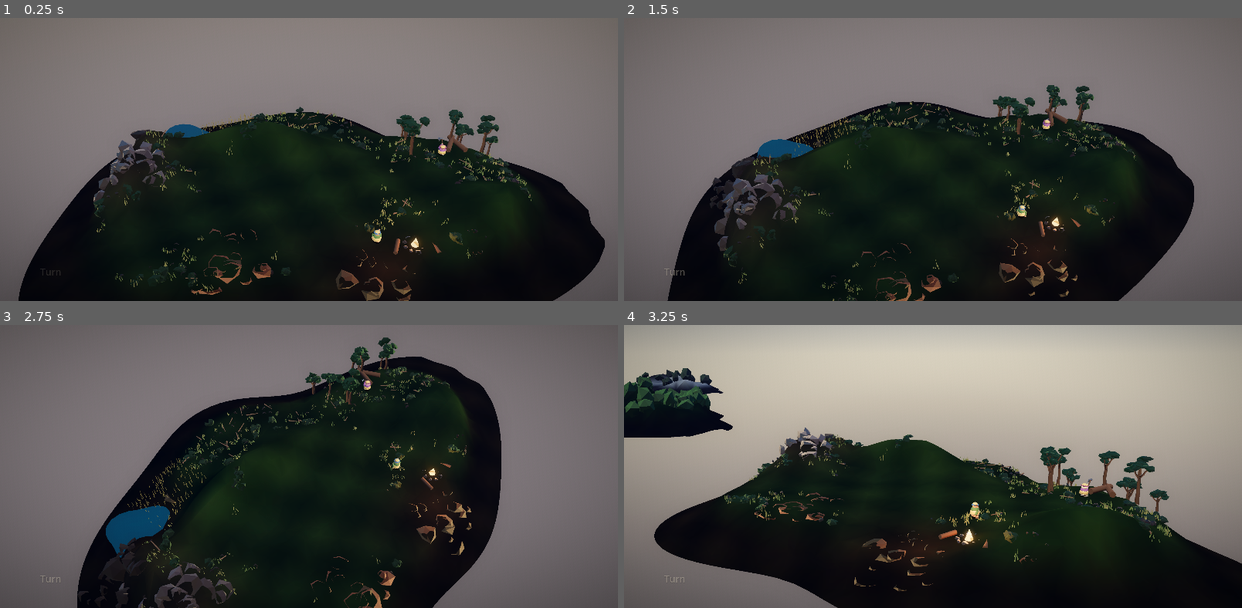
Above: before the commit, frames 1-4 (two rows, left to right).
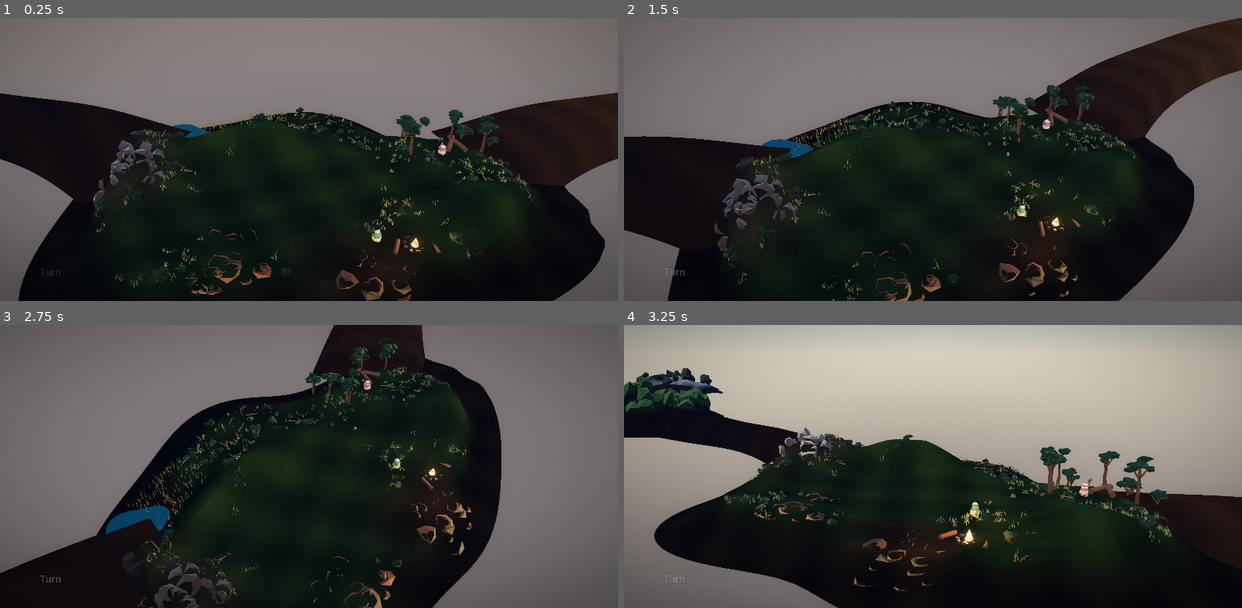
Above: after the commit, the same moments.

Repository: WillisLiao/X-in-a-bottle
Game: Godot game, scene res://Main.tscn
Two runs of this game, one before a commit and one after it. Both use one fixed random seed, a clock stepped at 60 frames per second and the inputs below.
Inputs (mouse positions are in pixels of both pictures, inside the frame that each line leads up to):
- Up to frame 1 (0.25 s): no input
- Up to frame 2 (1.5 s): move the mouse to (1068, 145) at 0.52 s; click (1068, 145) at 0.67 s; drag from (809, 173) to (902, 216) at 1.27 s
- Up to frame 3 (2.75 s): move the mouse to (370, 404) at 2.02 s; click (370, 404) at 2.17 s
- Up to frame 4 (3.25 s): tap Enter at 2.75 s; drag from (902, 523) to (747, 424) at 2.77 s

The runs differ from the first frame. In frame 1, 11% of the frame differs, in the area x 0-100%, y 26-65%; in frame 2, 12%, in the area x 0-100%, y 0-82%; in frame 3, 5.0%; in frame 4, 4.1%.

Commit message:
Join the regions up: necks of land between them
Started the lantern walk and hit the thing the first map capture should
have shown: there is nothing to walk on between the regions. Five plates
in haze is not a world you spread across, it is five islands you get
teleported between - the exact thing this direction replaced - and the
map was reading as the old design even though the code was the new one.

Causeway puts a neck of ground between each joined pair: sagging in the
middle, crowned across, falling away at the sides as the shoreline does,
each end buried into the land it leaves. Not bridges - no deck, no rail,
nothing built. A spit of the kind that joins a headland to an island.

Coloured by interpolating between the two climates it runs between, so
the world grades into itself instead of being five swatches. The Ice
into the Green goes shingle to wet earth; the Shore into the Dunes
bleaches out.

Three passes on the proportion - wires, then ramps, then isthmuses - and
the tone knocked back because straight shore colour was the brightest
thing in the frame.

Includes an hour lost to back-face winding, which renders as nothing at
all rather than as anything that suggests winding. The convention is now
written down at the point of use.

Diff:
--- /dev/null
+++ b/Bottle3D/scripts/causeway.gd
@@ -0,0 +1,190 @@
+class_name Causeway
+extends RefCounted
+
+## The necks of land that join one region to the next.
+##
+## These exist for two reasons and the second one is the important one.
+##
+## **A lantern cannot be carried across open haze.** Expansion in this world is
+## somebody walking a light to the next region and lighting a second hearth
+## there - see `DESIGN-one-world.md` - and that assumes the walk is possible.
+## Five plates floating apart with nothing between them is not a world you can
+## spread across. It is five islands you can be teleported between, which is the
+## exact thing the whole direction replaced.
+##
+## **And five plates floating apart is a picture of five islands.** The map read
+## as the old design even though the code underneath it was the new one. A chain
+## of headlands joined by low ground reads as one place at a glance, which is
+## what "one world spreading along a coast" is supposed to look like and what
+## the map has to sell in about eight seconds with no voiceover.
+##
+## ## What they are not
+##
+## Not bridges. Nothing here is built, nothing is a structure, and there is no
+## deck, no rail and no piling. They are ground - a saddle of bare rock and sand
+## sagging between two shores, the way a spit joins a headland to an island at
+## low water. The app has refused every opportunity to draw architecture it did
+## not have to draw and this is not the place to start.
+##
+## They are also not walkways in the sense of being flat. A dead level ribbon
+## reads as a plank across a gap. These dip in the middle, crown across their
+## width, and fall away at the sides exactly as the shoreline does.
+##
+## ## The colour is the point
+##
+## A neck runs from one climate's shore to the next one's, and it is coloured by
+## interpolating between them. So the join from the Green to the Ice goes from
+## wet dark earth to grey shingle over its length, and the join from the Shore
+## to the Dunes bleaches out as it goes. The world grades into itself rather
+## than being five swatches, and it costs one lerp.
+
+## How far the middle of a neck sags below the shores it joins. Enough to read
+## as a saddle rather than a ramp, not so far that it reads as a slung cable -
+## which is exactly what the first attempt looked like.
+const SAG := 0.40
+
+## Half-width where it meets the land, and at the narrowest point in the middle.
+## Wide at the ends so it merges into the shore instead of butting against it.
+##
+## The first attempt was less than half this and it was the whole problem: at
+## three units across against a thirty unit gap and regions seventeen wide, a
+## neck was two pixels on the map and read as a wire strung between two plates.
+## Land that joins two places has to look like land you could walk five abreast
+## on, because the point of it is that somebody is going to walk it.
+const WIDE := 2.2
+const NARROW := 1.3
+
+## How much the middle bows sideways off the straight line between the two
+## shores. A ruled line between two organic shapes is the one thing that would
+## give away that this was generated.
+const BOW := 2.6
+
+## How far each end is buried in the region it leaves.
+const BED := 1.4
+
+## Along and across. Along is generous because the thing is thirty units long
+## and its silhouette against the haze is most of what is seen of it.
+const SEGMENTS := 44
+const RIBS := 7
+
+
+## The neck between two regions, in the coordinates everything else is using -
+## which is to say offset for whichever region is currently being lived in.
+static func between(a: int, b: int, active: int) -> MeshInstance3D:
+	var land_a := Land.new(a)
+	var land_b := Land.new(b)
+	var from := Region.offset(a, active)
+	var to := Region.offset(b, active)
+
+	var toward := (to - from).normalized()
+	# Each end pulled back into the land it leaves, so the neck beds into the
+	# shore instead of butting up against it and leaving a seam.
+	var start := from + _shore(land_a, toward) - toward * BED
+	var end := to + _shore(land_b, -toward) + toward * BED
+
+	var run := end - start
+	var along := run.normalized()
+	var side := Vector3(-along.z, 0.0, along.x)
+	# Bowed one way or the other depending on the pair, so a chain of them
+	# wanders rather than zigzagging in step.
+	var bow := BOW * (1.0 if (a + b) % 2 == 0 else -1.0)
+
+	var shore_a: Color = Biome.of(a)["shore"]
+	var shore_b: Color = Biome.of(b)["shore"]
+	var earth_a: Color = Biome.of(a)["earth"]
+	var earth_b: Color = Biome.of(b)["earth"]
+
+	var grid: Array[PackedVector3Array] = []
+	for i in SEGMENTS + 1:
+		var t := float(i) / float(SEGMENTS)
+		var arch := sin(t * PI)
+
+		var spine := start + run * t + side * (bow * arch)
+		# Sagged in the middle, and never dead level along its length. A neck
+		# with a single smooth curve in it reads as something that was extruded.
+		spine.y = lerpf(start.y, end.y, t) - SAG * arch \
+			+ arch * (0.16 * sin(t * 7.3 + float(a) * 2.0) + 0.10 * sin(t * 13.1))
+		var half := lerpf(WIDE, NARROW, arch)
+
+		var rib := PackedVector3Array()
+		for j in RIBS:
+			# Carried a quarter past the edge on each side, which is where the
+			# flank falls away - the same trick the island shoreline uses.
+			var u := lerpf(-1.25, 1.25, float(j) / float(RIBS - 1))
+			var inside := clampf(absf(u), 0.0, 1.0)
+			var p := spine + side * (u * half)
+			# Crowned across, then dropped off the edge.
+			p.y = spine.y + 0.16 * half * (1.0 - inside * inside) \
+				- maxf(0.0, absf(u) - 1.0) * 3.4
+			rib.append(p)
+		grid.append(rib)
+
+	var st := SurfaceTool.new()
+	st.begin(Mesh.PRIMITIVE_TRIANGLES)
+	for i in SEGMENTS:
+		var t := (float(i) + 0.5) / float(SEGMENTS)
+		# Weighted toward earth rather than beach, and knocked back a little.
+		# Straight shore colour came out brighter than the shores it joins, so
+		# the necks were the lightest thing in the frame and pulled the eye off
+		# the place the user is actually watching.
+		var tone := shore_a.lerp(shore_b, t).lerp(earth_a.lerp(earth_b, t), 0.58) \
+			.darkened(0.10)
+		for j in RIBS - 1:
+			var p0 := grid[i][j]
+			var p1 := grid[i][j + 1]
+			var p2 := grid[i + 1][j + 1]
+			var p3 := grid[i + 1][j]
+			# Wound the opposite way round from how it reads, and this cost an
+			# hour. Godot's front face is the one whose edge cross product points
+			# *away* from the viewer, so ground seen from above wants
+			# `cross(e1, e2)` pointing down. Going round the quad the natural way
+			# here - across the width first, then along the run - produces the
+			# other sign from the way `Land` goes round its grid, and the necks
+			# rendered as nothing at all: not dark, not misshapen, absent. Which
+			# looks exactly like a mesh that was never built, and sent the search
+            # to the vertices, the AABB, the material and the node before it got
+			# to the winding.
+			_facet(st, p0, p2, p1, tone)
+			_facet(st, p0, p3, p2, tone)
+
+	var node := MeshInstance3D.new()
+	node.mesh = st.commit()
+	node.material_override = Land.plain_material()
+	node.cast_shadow = GeometryInstance3D.SHADOW_CASTING_SETTING_OFF
+	return node
+
+
+## Where a neck leaves a region: the last point along a bearing that is still
+## properly dry land.
+##
+## Marched rather than solved, because the coastline is a wobble function of the
+## bearing and the height field has relief on top of it, and forty cheap samples
+## once per region pair is not worth an inverse for.
+static func _shore(land: Land, toward: Vector3) -> Vector3:
+	var out := Vector3.ZERO
+	for i in 48:
+		var p := toward * (float(i) / 47.0 * (Land.REACH_X + 1.0))
+		if land.height(p) < -0.12:
+			break
+		out = p
+	out.y = land.height(out)
+	return out
+
+
+## Faceted the same way the land is - the facet's own normal bent most of the
+## way toward flat, so the surface is visibly made of planes without any edge
+## between two of them showing. Anything else here and the necks would read as a
+## different material from the ground they join.
+static func _facet(st: SurfaceTool, a: Vector3, b: Vector3, c: Vector3,
+		tone: Color) -> void:
+	var face := (b - a).cross(c - a).normalized()
+	if face.y < 0.0:
+		face = -face
+	var soft := face.lerp(Vector3.UP, Land.SOFTEN).normalized()
+
+	for v in [a, b, c]:
+		st.set_normal(soft)
+		var drift := 0.02 * sin(v.x * 2.3 - v.z * 1.7)
+		st.set_color(Color(tone.r + drift, tone.g + drift,
+			tone.b + drift).srgb_to_linear())
+		st.add_vertex(v)
--- a/Bottle3D/scripts/country.gd
+++ b/Bottle3D/scripts/country.gd
@@ -70,6 +70,12 @@
 		node.position = Region.offset(i, active)
 		add_child(node)
 		_built[i] = node
+
+	# The necks, including the two that join the region being lived in - that
+	# land belongs between the regions rather than to either of them, so it is
+	# built here whichever end you are standing at.
+	for pair in Region.links():
+		add_child(Causeway.between(pair.x, pair.y, active))
 
 
 ## Where a region's centre is right now, in the coordinates everything else in
--- a/Bottle3D/scripts/land.gd
+++ b/Bottle3D/scripts/land.gd
@@ -278,6 +278,23 @@
 ## you are watching and baking them in would mean rebuilding twenty thousand
 ## vertices every few seconds to move a shade of brown. So they arrive as a
 ## small texture the shader mixes in - see `Wear` and `ground.gdshader`.
+## Ground that nobody has worn and nobody is going to yet: the necks between the
+## regions. Same look, without the texture lookup or the six kilobytes.
+##
+## No specular at all, here and in the shader. Roughness one is as matte as a
+## rough surface gets, but that is not the same as no highlight - a fully rough
+## dielectric still returns a broad low sheen, and across a whole hillside under
+## a strong key that sheen is what made the ground look waxed.
+static func plain_material() -> StandardMaterial3D:
+	var mat := StandardMaterial3D.new()
+	mat.albedo_color = Color.WHITE
+	mat.vertex_color_use_as_albedo = true
+	mat.roughness = 1.0
+	mat.metallic = 0.0
+	mat.specular_mode = BaseMaterial3D.SPECULAR_DISABLED
+	return mat
+
+
 func material(wear: Wear) -> ShaderMaterial:
 	var mat := ShaderMaterial.new()
 	mat.shader = load("res://scripts/ground.gdshader")
--- a/Bottle3D/scripts/region.gd
+++ b/Bottle3D/scripts/region.gd
@@ -81,9 +81,13 @@
 	Vector3(-29.0, 0.0, 5.0),
 ]
 
-## Which regions a lantern can reasonably be carried between. Not every pair:
-## the arc is a chain, and the Ice being four hops from the Dunes is the point
-## of putting it there.
+## Which regions are joined to which. Not every pair: the arc is a chain, and
+## the Ice being four hops from the Dunes is the point of putting it there.
+##
+## This is a real thing in the world rather than a rule about one. Each of these
+## pairs has a neck of land between it - see `Causeway` - because a lantern
+## cannot be carried across open haze, and five plates floating apart is a
+## picture of five islands, which is the thing this whole direction replaced.
 const NEIGHBOURS := {
 	0: [3, 4],
 	3: [0, 2],
@@ -91,6 +95,16 @@
 	4: [0, 1],
 	1: [4],
 }
+
+
+## Every join, once each rather than once from each end.
+static func links() -> Array:
+	var pairs: Array = []
+	for a in NEIGHBOURS:
+		for b in NEIGHBOURS[a]:
+			if int(a) < int(b):
+				pairs.append(Vector2i(int(a), int(b)))
+	return pairs
 
 
 static func origin(index: int) -> Vector3:
Not shown, added: Bottle3D/scripts/causeway.gd.uid
Not shown, changed: devlogs/2026-08-02.md
